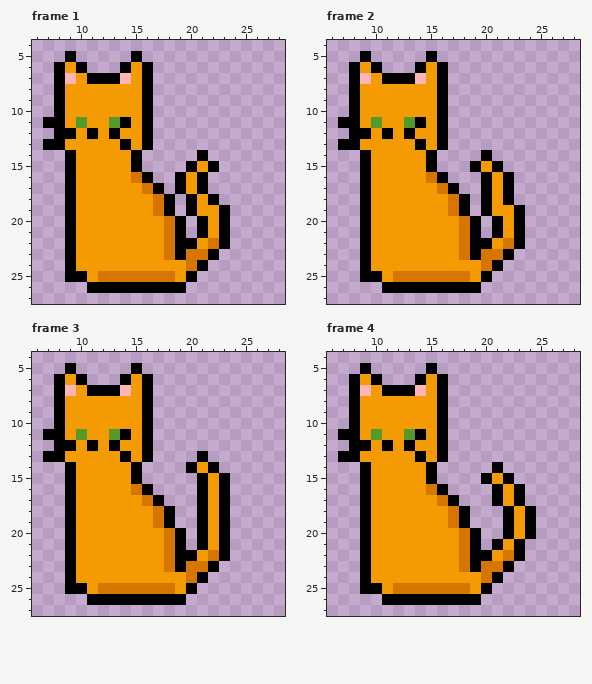
Two versions of one animated GIF sprite, front-end/assets/OrangeCat2.gif. This is how it looked before the edit.
The file is 512x512 pixels, drawn in blocks of 16x16; one block is one cell here. Shown: frame 1: x 6..28, y 4..27; frame 2: x 6..28, y 4..27; frame 3: x 6..28, y 4..27; frame 4: x 6..28, y 4..27. The commit also changed other frames, which this record leaves out.
The same view after the edit:
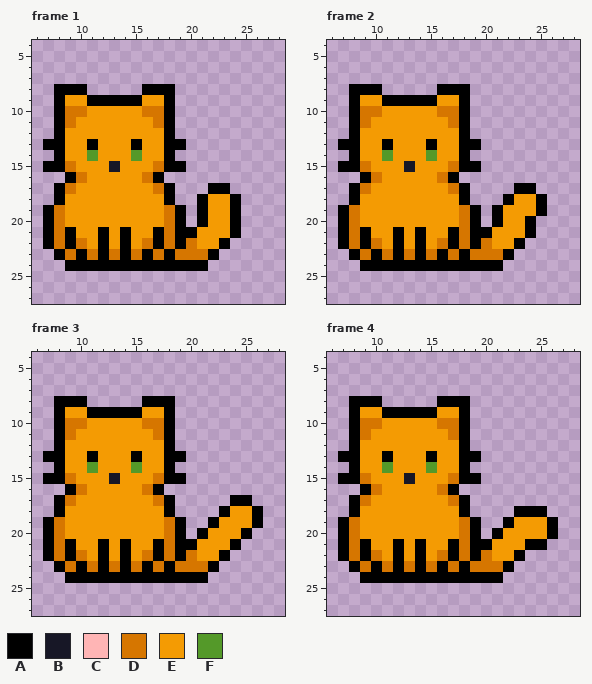
Palette (. is transparent): A #000000  B #171726  C #ffb5b5  D #d67600  E #f49b03  F #549929
Changes in this commit:
--- frame 1
@@ x 6..28 @@
  4 .......................
- 5 ...A.....A.............
- 6 ..AEA...AEA............
- 7 ..ACEAAACEA............
- 8 ..AEEEEEEEA............
- 9 ..AEEEEEEEA............
-10 ..AEEEEEEEA............
-11 .AAEFEEFAEA............
-12 ..AAEAEAEEA............
-13 .AAEEEEEAEA............
-14 ...AEEEEEA.....A.......
-15 ...AEEEEEA....AEA......
-16 ...AEEEEEDA..AEA.......
-17 ...AEEEEEEDA.AEA.......
-18 ...AEEEEEEEDA.AEA......
-19 ...AEEEEEEEDA.AEEA.....
-20 ...AEEEEEEEEDA.AEA.....
-21 ...AEEEEEEEEDA.AEA.....
-22 ...AEEEEEEEEDAAEDA.....
-23 ...AEEEEEEEEDADDA......
-24 ...AEEEEEEEEEEDA.......
-25 ...AAEDDDDDDDEA........
-26 .....AAAAAAAAA.........
+ 5 .......................
+ 6 .......................
+ 7 .......................
+ 8 ..AAA.....AAA..........
+ 9 ..AEEAAAAAEEA..........
+10 ..ADDEEEEEDDA..........
+11 ..ADEEEEEEEDA..........
+12 ..AEEEEEEEEEA..........
+13 .AAEEAEEEAEEAA.........
+14 ..AEEFEEEFEEA..........
+15 .AADEEEBEEEDAA.........
+16 ...ADEEEEEDA...........
+17 ..ADEEEEEEEDA...AA.....
+18 ..AEEEEEEEEEA..AEEA....
+19 .ADEEEEEEEEEDA.AEEA....
+20 .ADEEEEEEEEEDA.AEEA....
+21 .ADAEEAEAEEADAAEEEA....
+22 .ADADEAEAEDADADEEA.....
+23 ..ADADADADADADDDA......
+24 ...AAAAAAAAAAAAA.......
+25 .......................
+26 .......................
 27 .......................
--- frame 2
@@ x 6..28 @@
  4 .......................
- 5 ...A.....A.............
- 6 ..AEA...AEA............
- 7 ..ACEAAACEA............
- 8 ..AEEEEEEEA............
- 9 ..AEEEEEEEA............
-10 ..AEEEEEEEA............
-11 .AAEFEEFAEA............
-12 ..AAEAEAEEA............
-13 .AAEEEEEAEA............
-14 ...AEEEEEA....A........
-15 ...AEEEEEA...AEA.......
-16 ...AEEEEEDA...AEA......
-17 ...AEEEEEEDA..AEA......
-18 ...AEEEEEEEDA.AEA......
-19 ...AEEEEEEEDA.AEEA.....
-20 ...AEEEEEEEEDA.AEA.....
-21 ...AEEEEEEEEDA.AEA.....
-22 ...AEEEEEEEEDAAEDA.....
-23 ...AEEEEEEEEDADDA......
-24 ...AEEEEEEEEEEDA.......
-25 ...AAEDDDDDDDEA........
-26 .....AAAAAAAAA.........
+ 5 .......................
+ 6 .......................
+ 7 .......................
+ 8 ..AAA.....AAA..........
+ 9 ..AEEAAAAAEEA..........
+10 ..ADDEEEEEDDA..........
+11 ..ADEEEEEEEDA..........
+12 ..AEEEEEEEEEA..........
+13 .AAEEAEEEAEEAA.........
+14 ..AEEFEEEFEEA..........
+15 .AADEEEBEEEDAA.........
+16 ...ADEEEEEDA...........
+17 ..ADEEEEEEEDA....AA....
+18 ..AEEEEEEEEEA...AEEA...
+19 .ADEEEEEEEEEDA.AEEEA...
+20 .ADEEEEEEEEEDA.AEEA....
+21 .ADAEEAEAEEADAAEEEA....
+22 .ADADEAEAEDADADEEA.....
+23 ..ADADADADADADDDA......
+24 ...AAAAAAAAAAAAA.......
+25 .......................
+26 .......................
 27 .......................
--- frame 3
@@ x 6..28 @@
  4 .......................
- 5 ...A.....A.............
- 6 ..AEA...AEA............
- 7 ..ACEAAACEA............
- 8 ..AEEEEEEEA............
- 9 ..AEEEEEEEA............
-10 ..AEEEEEEEA............
-11 .AAEFEEFAEA............
-12 ..AAEAEAEEA............
-13 .AAEEEEEAEA....A.......
-14 ...AEEEEEA....AEA......
-15 ...AEEEEEA.....AEA.....
-16 ...AEEEEEDA....AEA.....
-17 ...AEEEEEEDA...AEA.....
-18 ...AEEEEEEEDA..AEA.....
-19 ...AEEEEEEEDA..AEA.....
-20 ...AEEEEEEEEDA.AEA.....
-21 ...AEEEEEEEEDA.AEA.....
-22 ...AEEEEEEEEDAAEDA.....
-23 ...AEEEEEEEEDADDA......
-24 ...AEEEEEEEEEEDA.......
-25 ...AAEDDDDDDDEA........
-26 .....AAAAAAAAA.........
+ 5 .......................
+ 6 .......................
+ 7 .......................
+ 8 ..AAA.....AAA..........
+ 9 ..AEEAAAAAEEA..........
+10 ..ADDEEEEEDDA..........
+11 ..ADEEEEEEEDA..........
+12 ..AEEEEEEEEEA..........
+13 .AAEEAEEEAEEAA.........
+14 ..AEEFEEEFEEA..........
+15 .AADEEEBEEEDAA.........
+16 ...ADEEEEEDA...........
+17 ..ADEEEEEEEDA.....AA...
+18 ..AEEEEEEEEEA....AEEA..
+19 .ADEEEEEEEEEDA..AEEEA..
+20 .ADEEEEEEEEEDA.AEEEA...
+21 .ADAEEAEAEEADAAEEEA....
+22 .ADADEAEAEDADADEEA.....
+23 ..ADADADADADADDDA......
+24 ...AAAAAAAAAAAAA.......
+25 .......................
+26 .......................
 27 .......................
--- frame 4
@@ x 6..28 @@
  4 .......................
- 5 ...A.....A.............
- 6 ..AEA...AEA............
- 7 ..ACEAAACEA............
- 8 ..AEEEEEEEA............
- 9 ..AEEEEEEEA............
-10 ..AEEEEEEEA............
-11 .AAEFEEFAEA............
-12 ..AAEAEAEEA............
-13 .AAEEEEEAEA............
-14 ...AEEEEEA.....A.......
-15 ...AEEEEEA....AEA......
-16 ...AEEEEEDA....AEA.....
-17 ...AEEEEEEDA...AEA.....
-18 ...AEEEEEEEDA...AEA....
-19 ...AEEEEEEEDA...AEA....
-20 ...AEEEEEEEEDA..AEA....
-21 ...AEEEEEEEEDA.AEA.....
-22 ...AEEEEEEEEDAAEDA.....
-23 ...AEEEEEEEEDADDA......
-24 ...AEEEEEEEEEEDA.......
-25 ...AAEDDDDDDDEA........
-26 .....AAAAAAAAA.........
+ 5 .......................
+ 6 .......................
+ 7 .......................
+ 8 ..AAA.....AAA..........
+ 9 ..AEEAAAAAEEA..........
+10 ..ADDEEEEEDDA..........
+11 ..ADEEEEEEEDA..........
+12 ..AEEEEEEEEEA..........
+13 .AAEEAEEEAEEAA.........
+14 ..AEEFEEEFEEA..........
+15 .AADEEEBEEEDAA.........
+16 ...ADEEEEEDA...........
+17 ..ADEEEEEEEDA..........
+18 ..AEEEEEEEEEA....AAA...
+19 .ADEEEEEEEEEDA..AEEEA..
+20 .ADEEEEEEEEEDA.AEEEEA..
+21 .ADAEEAEAEEADAAEEEAA...
+22 .ADADEAEAEDADADEEA.....
+23 ..ADADADADADADDDA......
+24 ...AAAAAAAAAAAAA.......
+25 .......................
+26 .......................
 27 .......................
Changed places in both pictures, as pixel boxes (x1, y1, x2, y2):
changed: (43, 51, 241, 293)
changed: (338, 51, 547, 293)
changed: (43, 363, 263, 605)
changed: (338, 363, 558, 605)
